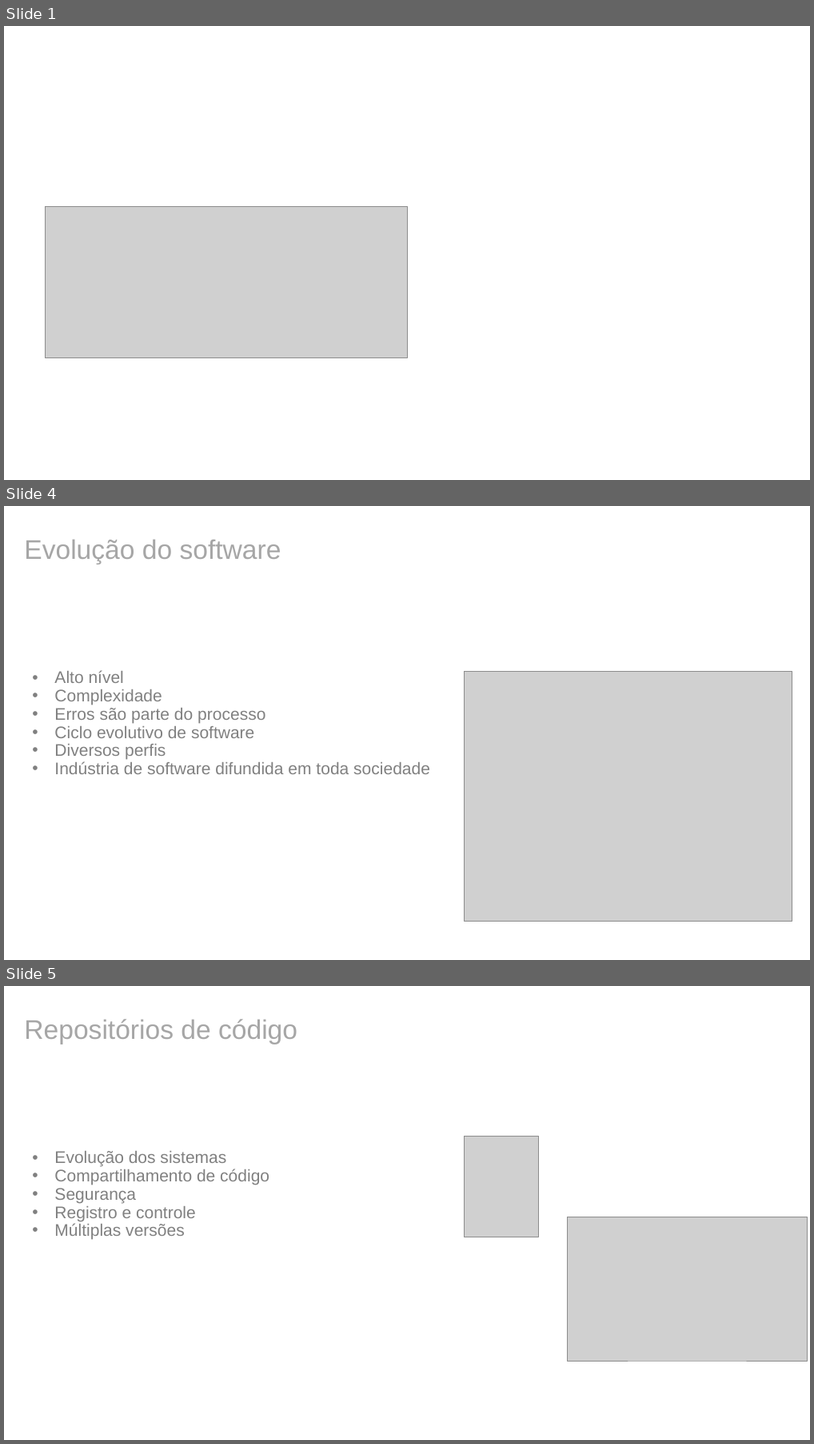
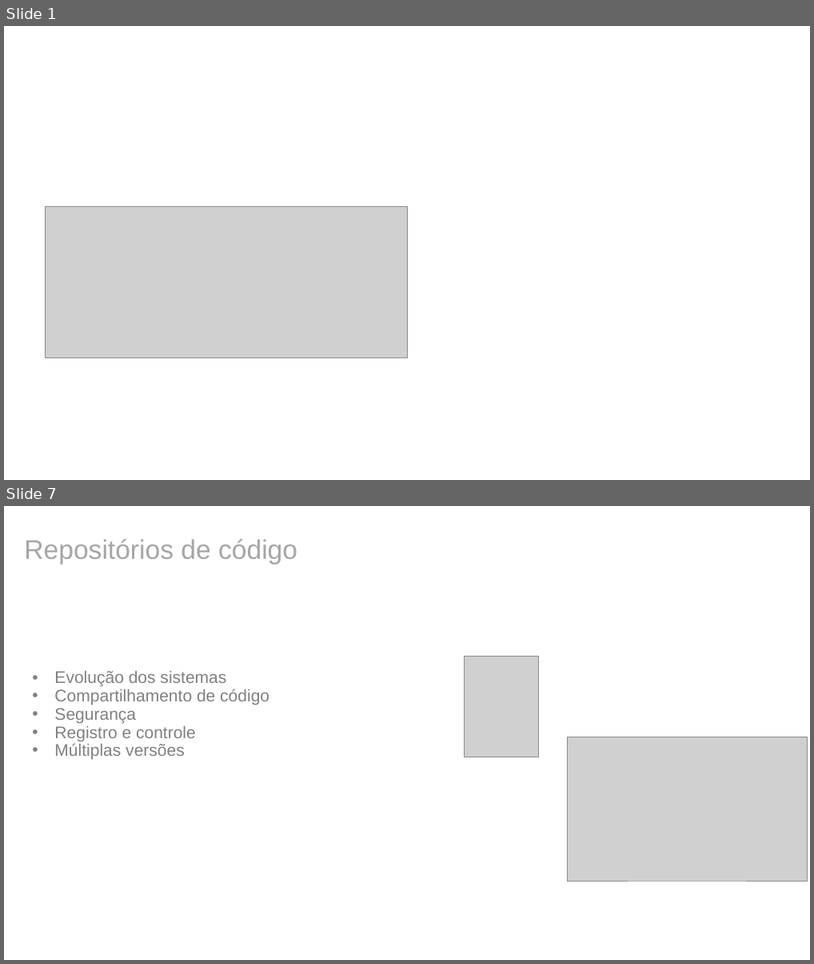
Before and after one commit to yunoguthi/testeCursoGit, a slide deck: git.pptx. Shown one above the other, each under a label of ours: slides 1, 4 and 5 before the commit, slides 1 and 7 after it; the slides between them are not shown. The pictures are 814x1444 and 814x964 pixels, drawn with LibreOffice and Linux fonts; fonts in the diff are those of the drawing; grey boxes stand for pictures; background and template pictures are left out. Boxes give left, top, right and bottom in pixels: in the first picture for what was removed or moved away, otherwise in the second. Text is boxed around its words. In the diff, an @@ line names an element or a change of style, - is before the commit and + after.

```diff
--- a/git.pptx
+++ b/git.pptx
@@ slide 4 removed at <box>4,506,810,960</box>, background #FFFFFF @@
@@ text removed at <box>24,540,282,564</box> @@
-Evolução do software
@@ text removed at <box>54,670,430,774</box> @@
-• Alto nível
-• Complexidade
-• Erros são parte do processo
-• Ciclo evolutivo de software
-• Diversos perfis
-• Indústria de software difundida em toda sociedade
@@ picture removed at <box>464,671,793,922</box> @@
@@ what was slide 5 is now slide 7 @@
```
Also in this commit, not shown: 3 slides added, 2 other files.
